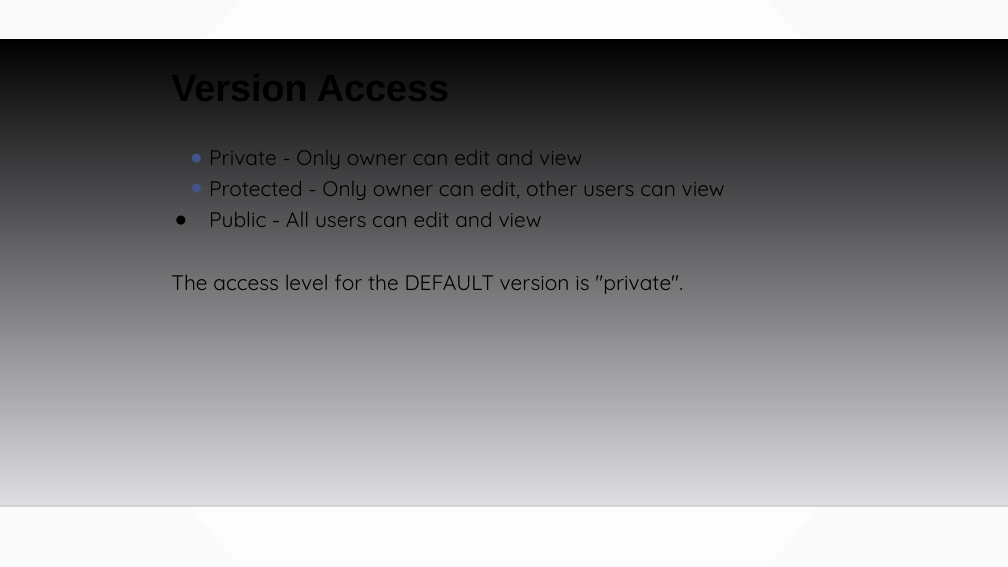
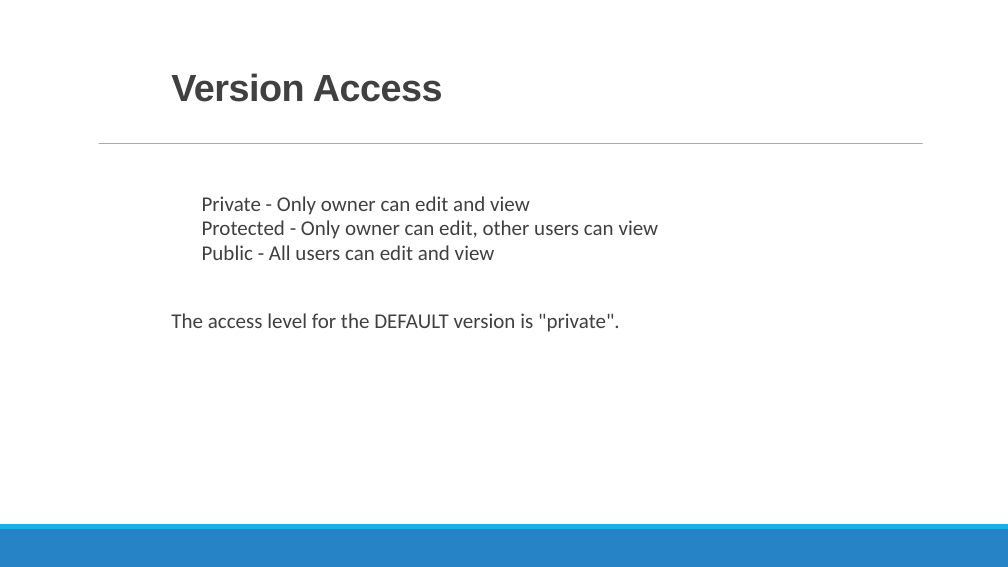
Before and after one commit to MGIS-UMN/GIS5577_week9, a slide deck: slide 13 of Database_Administration.odp. Drawn at 1008x567 pixels with LibreOffice and Linux fonts; fonts in the diff are those of the drawing; background and template pictures are left out. Boxes give left, top, right and bottom in pixels: in the first picture for what was removed or moved away, otherwise in the second. Text is boxed around its words. In the diff, an @@ line names an element or a change of style, - is before the commit and + after.

```diff
--- a/Database_Administration.odp
+++ b/Database_Administration.odp
@@ background gradient #FFFFFF to #FAFAFA to #FFFFFF @@
@@ title "Version Access" at (x1=171, y1=73, x2=443, y2=102): text colour #000000 to #404040, letter spacing 0 to -0.5 pt; line spacing 0.9 to 0.85 @@
@@ freeform shape removed at (x1=0, y1=39, x2=1008, y2=506) @@
@@ line added from (99, 144) to (923, 144), #7F7F7F 0.51 pt @@
@@ text "Private - Only owner can ..." moved from (x1=171, y1=150, x2=725, y2=294) to (x1=171, y1=196, x2=659, y2=332) @@
@@ text "Private - Only owner can ..." at (x1=171, y1=196, x2=659, y2=332): font Quicksand to Calibri, text colour #000000 to #404040; bullet ● to none; line spacing 1.2 to 0.9; more space between paragraphs; line spacing 1 to 0.9; less space between paragraphs; indent changed @@
@@ line removed from (0, 506) to (1008, 506) @@
@@ freeform shape added at (x1=0, y1=529, x2=1008, y2=567), fill #2683C6 @@
@@ freeform shape added at (x1=0, y1=524, x2=1008, y2=529), fill #1CADE4 @@
```
Also in this commit, not shown: 20 other slides changed.
